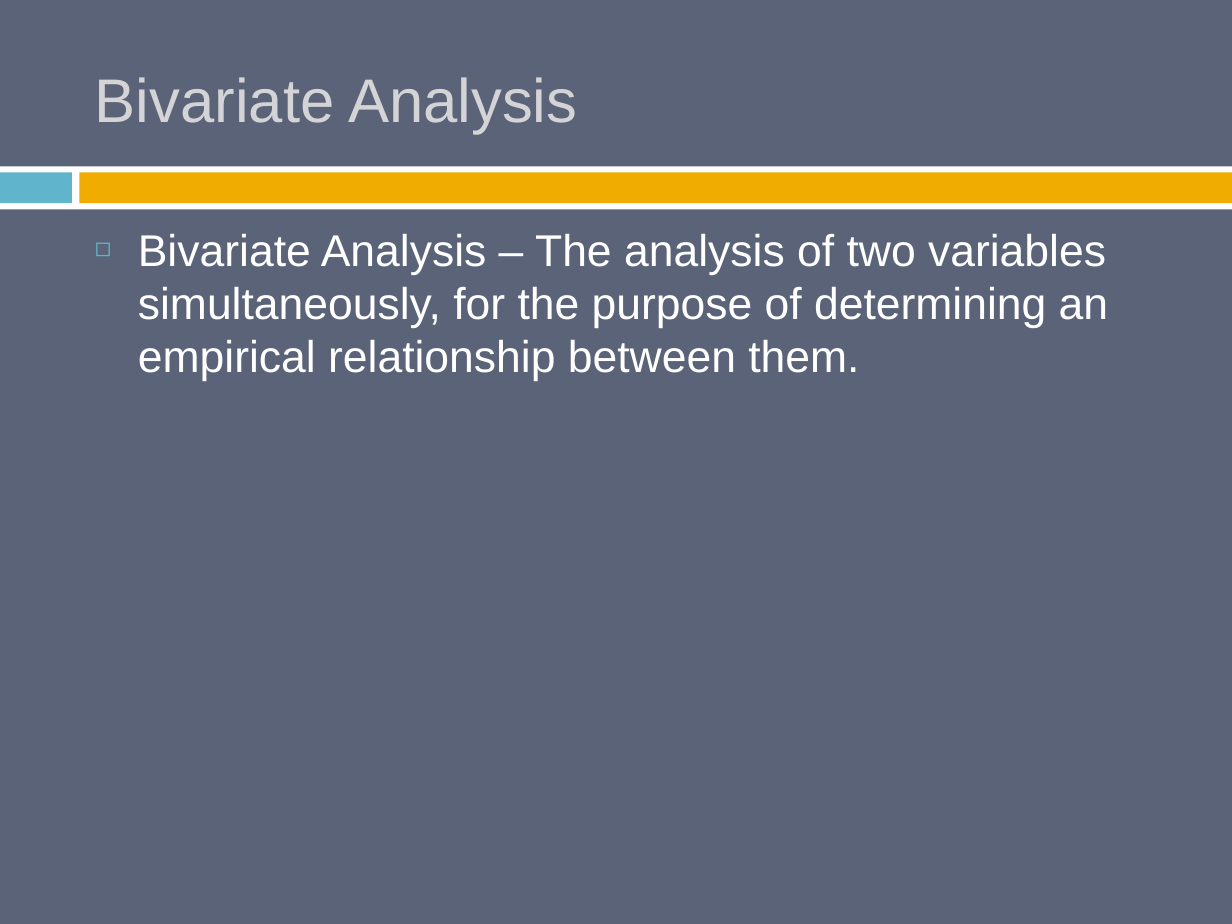
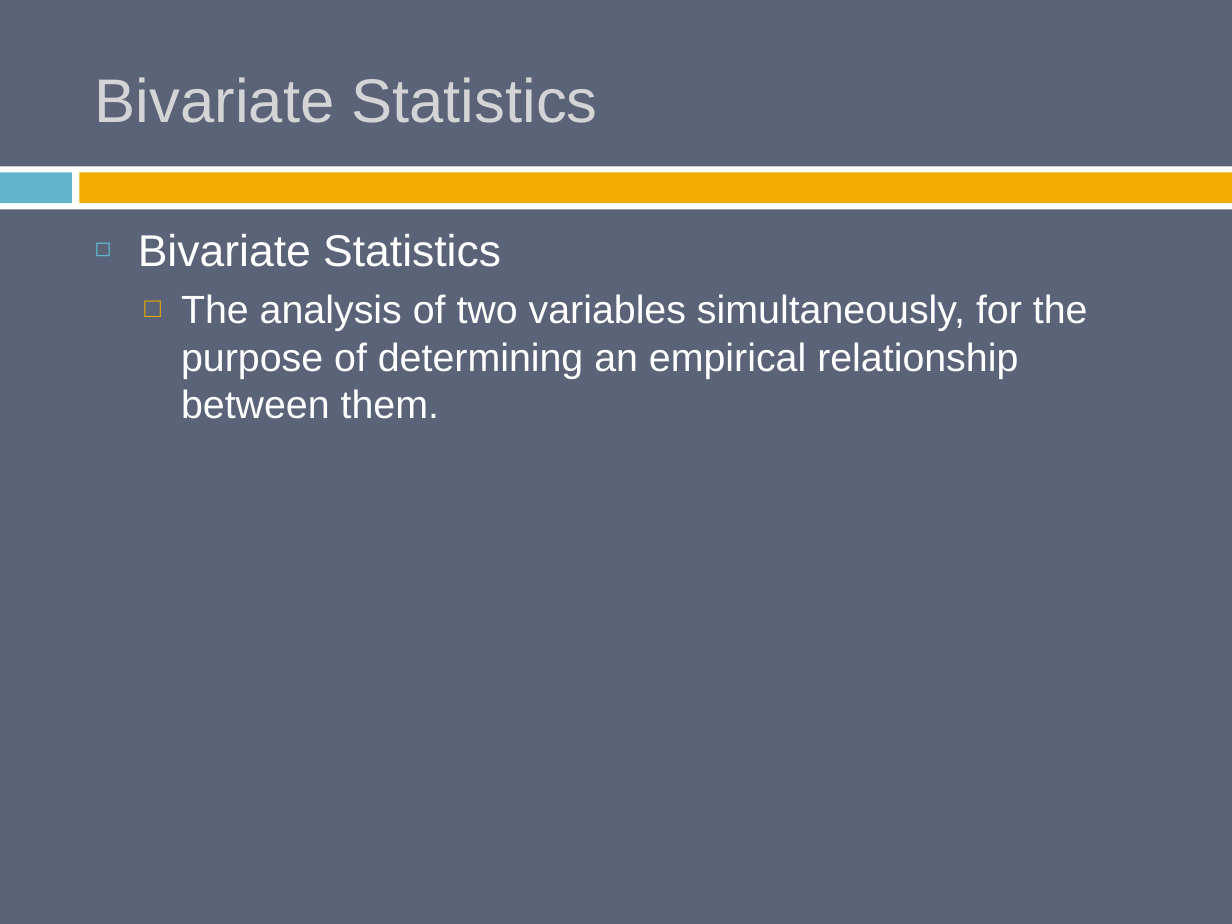
Before and after one commit to burrelvannjr/methods_csuf, a slide deck: slide 25 of ppts/old/Babbie_7e_PPT_ch_14.pptx (slide 22 before the commit). Drawn at 1232x924 pixels with LibreOffice and Linux fonts; fonts in the diff are those of the drawing. Boxes give left, top, right and bottom in pixels: in the first picture for what was removed or moved away, otherwise in the second. Text is boxed around its words. In the diff, an @@ line names an element or a change of style, - is before the commit and + after.

```diff
--- a/ppts/old/Babbie_7e_PPT_ch_14.pptx
+++ b/ppts/old/Babbie_7e_PPT_ch_14.pptx
@@ title at [95,77,597,123]: text changed @@
-Bivariate Analysis
+Bivariate Statistics
@@ text at [138,234,1088,419]: text changed; size 26 to 23 pt @@
-◻ Bivariate Analysis – The analysis of two variables simultaneously, for the purpose of determining an empirical relationship between them.
+◻ Bivariate Statistics
+  □ The analysis of two variables simultaneously, for the purpose of determining an empirical relationship between them.
```
Also in this commit, not shown: 25 other slides changed, 4 slides added, 31 other files.
